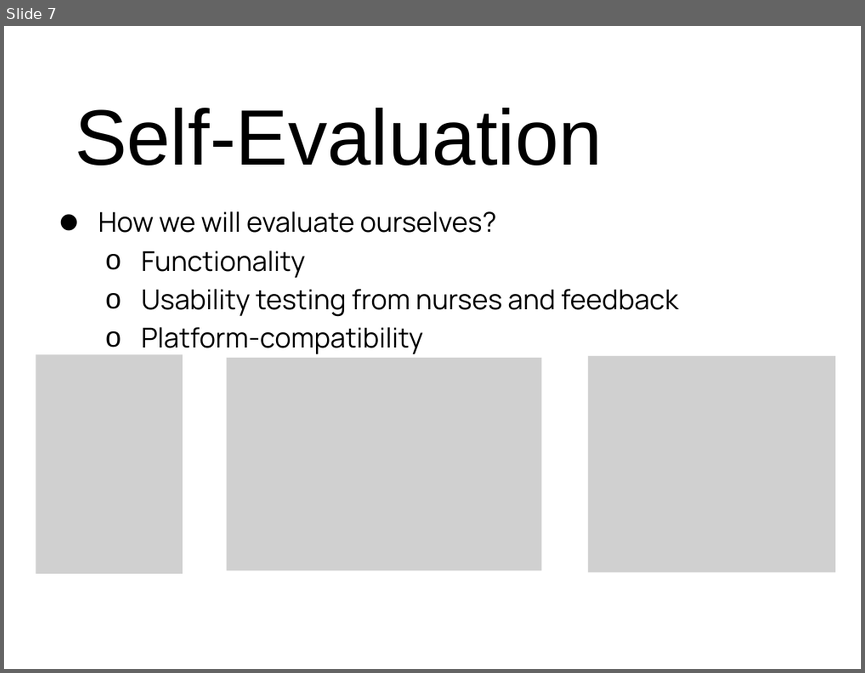
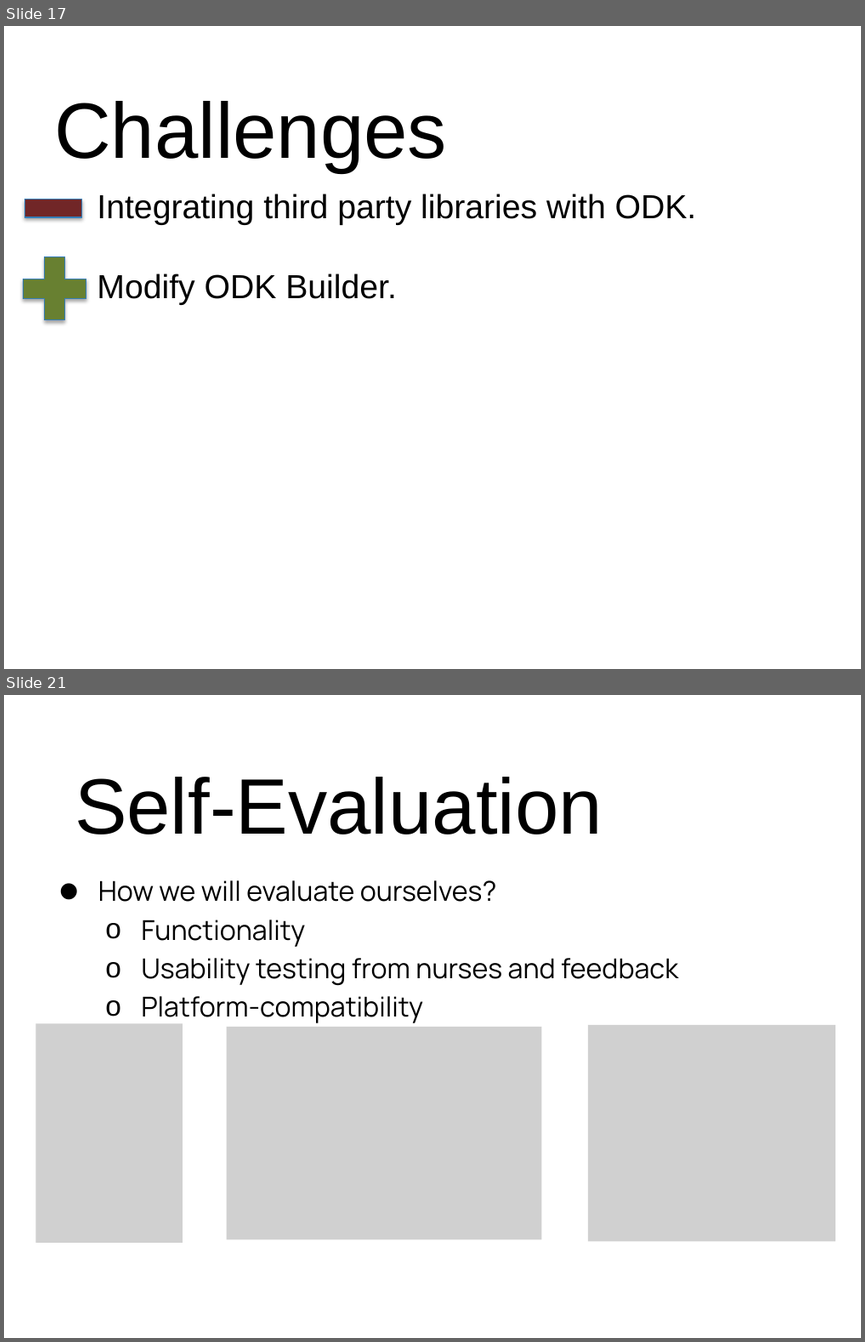
Before and after one commit to xiaoj/481web, a slide deck: presentation/Final Presentation.pptx. Shown one above the other, each under a label of ours: slide 7 before the commit, slides 17 and 21 after it; the slides between them are not shown. The pictures are 865x673 and 865x1342 pixels, drawn with LibreOffice and Linux fonts; fonts in the diff are those of the drawing; grey boxes stand for pictures; background and template pictures are left out. Boxes give left, top, right and bottom in pixels: in the first picture for what was removed or moved away, otherwise in the second. Text is boxed around its words. In the diff, an @@ line names an element or a change of style, - is before the commit and + after.

```diff
--- a/presentation/Final Presentation.pptx
+++ b/presentation/Final Presentation.pptx
@@ slide 17 added at box(4, 26, 861, 669), background picture (left out) @@
@@ title added at box(54, 101, 447, 171), 66 pt, text #000000 @@
+Challenges
@@ math minus added at box(15, 170, 92, 247), fill #712627, outline #367EB9 0.75 pt @@
@@ text added at box(97, 193, 697, 305), 28 pt, text #000000 @@
+Integrating third party libraries with ODK.
+Modify ODK Builder.
@@ plus sign added at box(12, 246, 98, 332), fill #688031, outline #367EB9 0.75 pt @@
@@ what was slide 7 is now slide 21 @@
```
Also in this commit, not shown: 15 other slides added, 2 slides removed.
